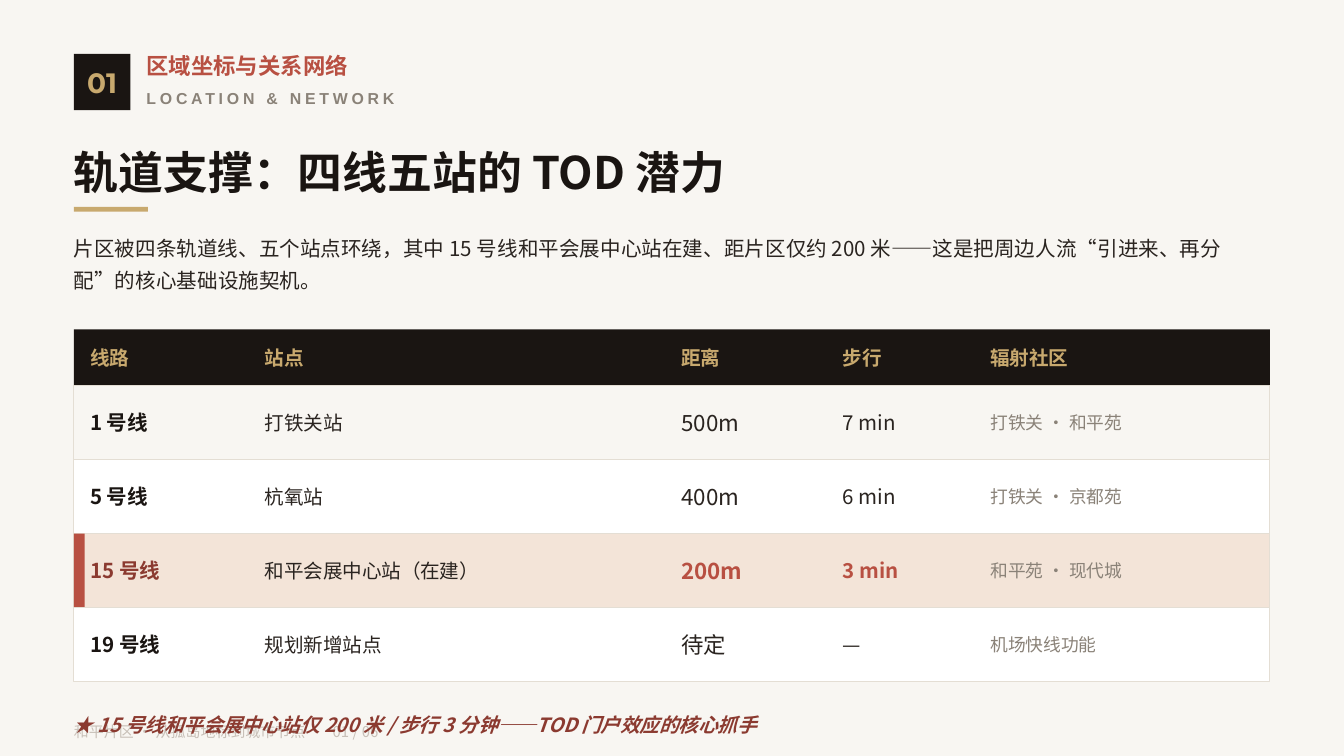
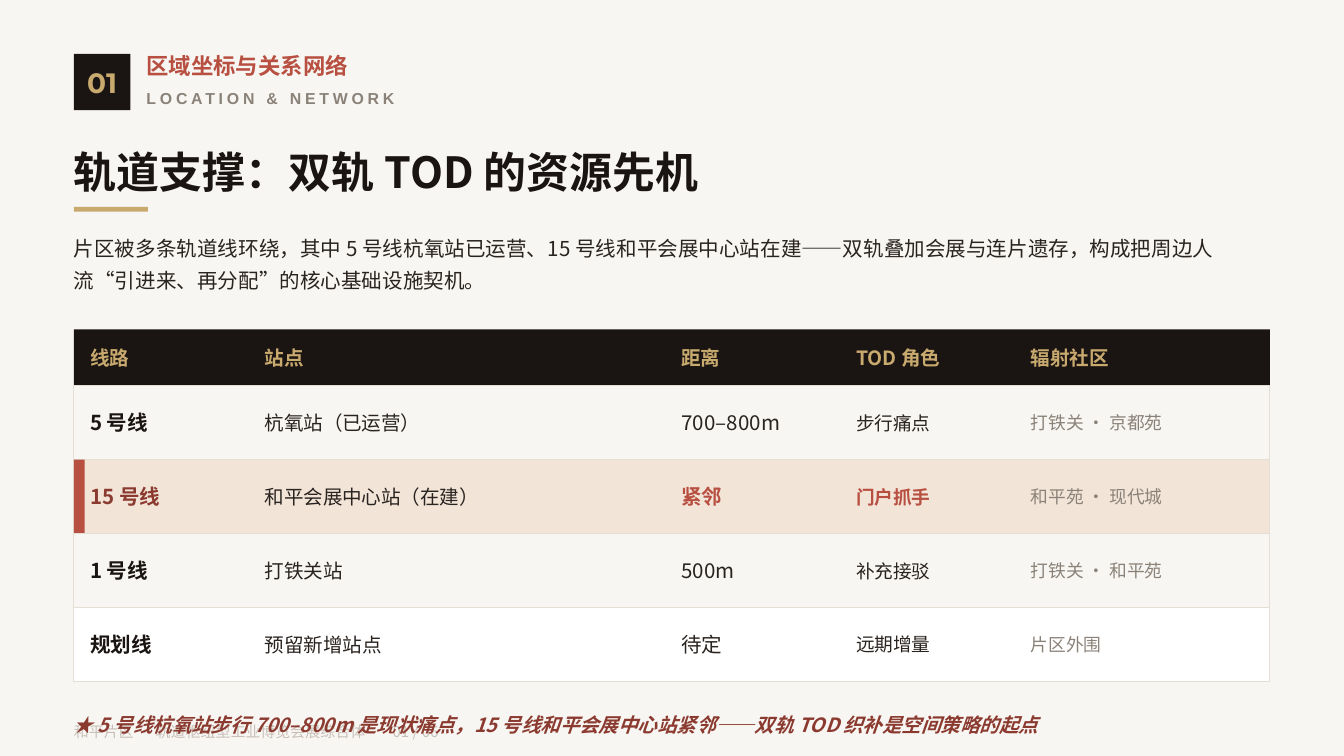
Before and after one commit to everglowwwww/LeoLee-Artical-and-Speech, a slide deck: slide 6 of 和平片区整体规划方案.pptx. Drawn at 1344x756 pixels with LibreOffice and Linux fonts; fonts in the diff are those of the drawing. Boxes give left, top, right and bottom in pixels: in the first picture for what was removed or moved away, otherwise in the second. Text is boxed around its words. In the diff, an @@ line names an element or a change of style, - is before the commit and + after.

```diff
--- a/和平片区整体规划方案.pptx
+++ b/和平片区整体规划方案.pptx
@@ text at (74, 151, 699, 192): text changed; size 24 to 23 pt @@
-轨道支撑：四线五站的 TOD 潜力
+轨道支撑：双轨 TOD 的资源先机
@@ text at (74, 238, 1213, 290): text changed @@
-片区被四条轨道线、五个站点环绕，其中 15 号线和平会展中心站在建、距片区仅约 200 米——这是把周边人流“引进来、再分配”的核心基础设施契机。
+片区被多条轨道线环绕，其中 5 号线杭氧站已运营、15 号线和平会展中心站在建——双轨叠加会展与连片遗存，构成把周边人流“引进来、再分配”的核心基础设施契机。
@@ text "辐射社区": place and size @@
-text "辐射社区" at (990, 348, 1068, 367)
+text "辐射社区" at (1031, 348, 1109, 367)
@@ text added at (856, 348, 940, 367), 10.5 pt, text #C8A96E, bold @@
+TOD 角色
@@ text at (90, 412, 148, 432): text changed @@
-1 号线
+5 号线
@@ text at (265, 413, 421, 432): text changed @@
-打铁关站
+杭氧站（已运营）
@@ text at (681, 415, 780, 431): text changed; size 12 to 11 pt @@
-500m
+700–800m
@@ text removed at (843, 414, 896, 430) @@
-7 min
@@ text at (856, 414, 930, 432): text changed; size 10.5 to 10 pt; text colour #C8A96E to #2A2420; bold off @@
-步行
+步行痛点
@@ text at (1031, 414, 1162, 431): text changed @@
-打铁关 · 和平苑
+打铁关 · 京都苑
@@ rectangle at (74, 460, 1270, 534): fill #FFFFFF to #F3E4D8 @@
@@ rectangle: place and size @@
-rectangle at (74, 534, 85, 607)
+rectangle at (74, 460, 85, 534)
@@ text "和平会展中心站（在建）": place and size @@
-text "和平会展中心站（在建）" at (265, 561, 479, 580)
+text "和平会展中心站（在建）" at (265, 487, 479, 506)
@@ text at (90, 486, 160, 506): text changed; text colour #1A1512 to #8B3A30 @@
-5 号线
+15 号线
@@ text removed at (265, 487, 324, 506) @@
-杭氧站
@@ text at (681, 486, 722, 506): text changed; text colour #2A2420 to #B85042; bold on @@
-6 min
+紧邻
@@ text removed at (681, 488, 739, 506) @@
-400m
@@ text at (856, 488, 930, 506): text changed; size 9.5 to 10 pt; text colour #8A8278 to #B85042; bold on @@
-打铁关 · 京都苑
+门户抓手
@@ text added at (1031, 488, 1162, 504), 9.5 pt, text #8A8278 @@
+和平苑 · 现代城
@@ rectangle at (74, 534, 1270, 607): fill #F3E4D8 to #F8F6F2 @@
@@ text at (90, 560, 148, 580): text changed; text colour #8B3A30 to #1A1512 @@
-15 号线
+1 号线
@@ text added at (265, 561, 343, 580), 10.5 pt, text #2A2420 @@
+打铁关站
@@ text at (681, 563, 734, 579): text changed; size 12 to 11 pt; text colour #B85042 to #2A2420; bold off @@
-200m
+500m
@@ text at (856, 562, 930, 580): text changed; size 11 to 10 pt; text colour #B85042 to #2A2420; bold off @@
-3 min
+补充接驳
@@ text at (1031, 562, 1162, 579): text changed @@
-和平苑 · 现代城
+打铁关 · 和平苑
@@ text "待定" at (681, 635, 722, 654): size 12 to 11 pt @@
@@ text at (90, 634, 152, 654): text changed @@
-19 号线
+规划线
@@ text at (265, 635, 382, 654): text changed @@
-规划新增站点
+预留新增站点
@@ text at (856, 635, 930, 653): text changed; size 11 to 10 pt @@
-—
+远期增量
@@ text at (1031, 636, 1102, 653): text changed @@
-机场快线功能
+片区外围
@@ text at (98, 715, 1038, 737): text changed @@
-★ 15 号线和平会展中心站仅 200 米 / 步行 3 分钟——TOD 门户效应的核心抓手
+★ 5 号线杭氧站步行 700–800m 是现状痛点，15 号线和平会展中心站紧邻——双轨 TOD 织补是空间策略的起点
@@ text at (74, 722, 439, 738): text changed @@
-和平片区 · 从孤岛地标到城市节点 01 / 06
+和平片区 · 轨道枢纽型工业博览会展综合体 01 / 06
```
Also in this commit, not shown: 10 other slides changed, 18 slides added, 20 slides removed.
